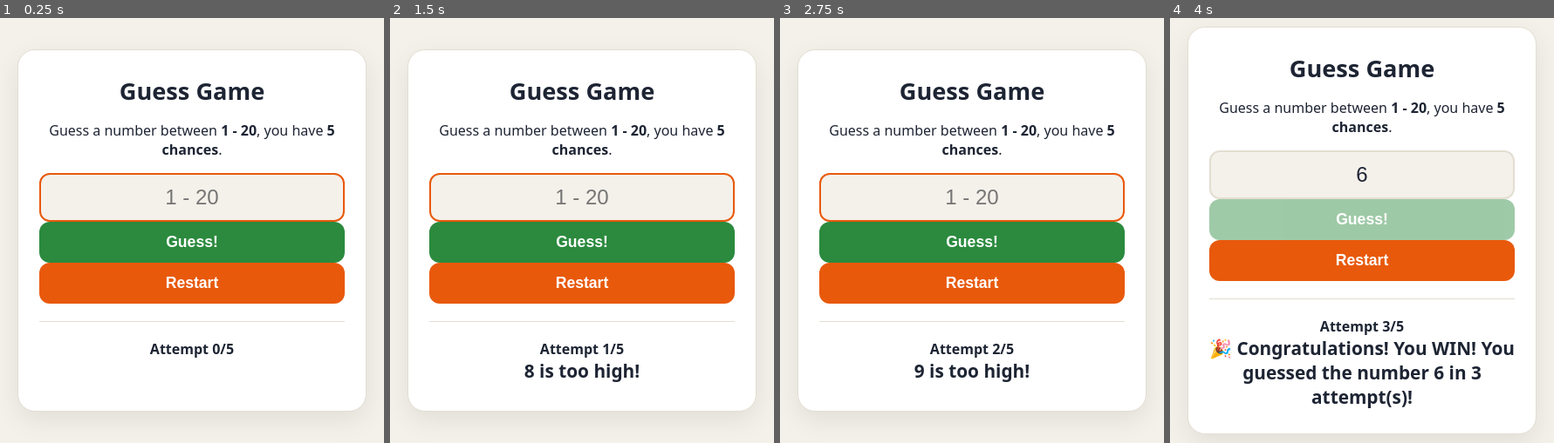
Above: before the commit, frames 1-4 (left to right).
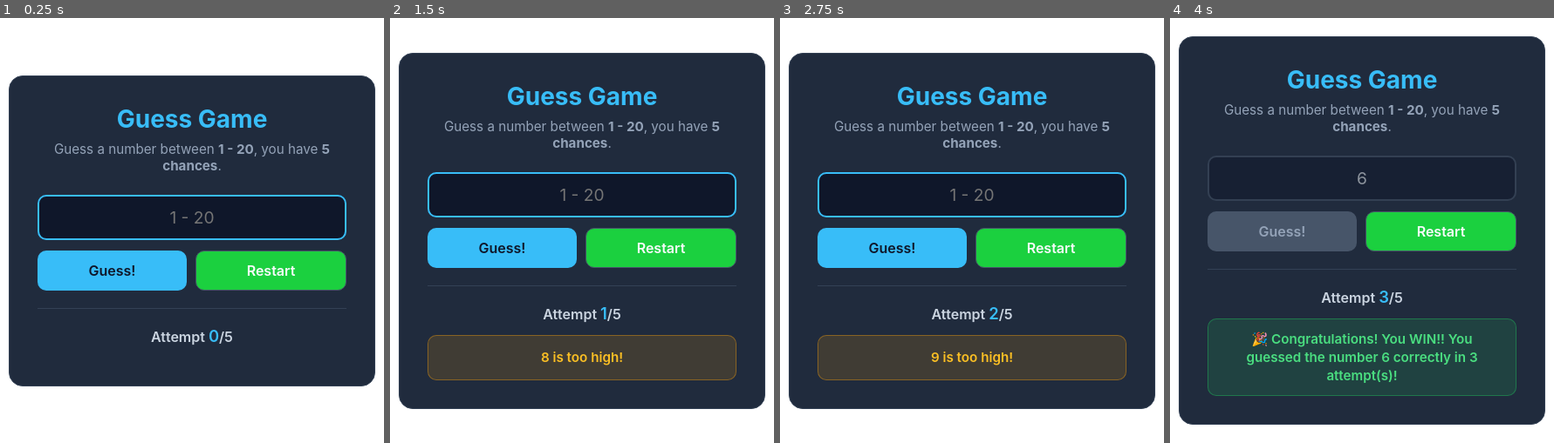
Above: after the commit, the same moments.

Repository: Zola473/guess-game
Game: browser game, page index.html
Two runs of this game, one before a commit and one after it. Both use one fixed random seed, a clock stepped at 60 frames per second and the inputs below.
Inputs (mouse positions are in pixels of both pictures, inside the frame that each line leads up to; where the layout moved, square brackets give the same spot in the first picture):
- Up to frame 1 (0.25 s): no input
- Up to frame 2 (1.5 s): click (582, 217) [582, 196] at 0.27 s; type "Alex" at 0.27 s; click "Restart" at 0.52 s; click (582, 217) [582, 196] at 1.27 s; type "8" at 1.27 s; tap Enter at 1.3 s
- Up to frame 3 (2.75 s): click (972, 196) at 1.77 s; type "Alex" at 1.77 s; click "Guess!" at 1.87 s; click "Guess!" at 2.02 s; click (972, 196) at 2.47 s; type "9" at 2.47 s; tap Enter at 2.5 s
- Up to frame 4 (4 s): click (1362, 196) at 3.07 s; type "6" at 3.07 s; tap Enter at 3.1 s

The runs differ from the first frame. In frame 1, 75% of the frame differs, in the area x 1-99%, y 6-98%; in frame 2, 85%; in frame 3, 85%; in frame 4, 90%, in the area x 1-99%, y 1-100%.

Commit message:
<style and message change>

Diff:
--- a/guess-game.js
+++ b/guess-game.js
@@ -45,7 +45,7 @@
 
   if (userGuess === targetNumber) {
     gameOver = true;
-    resultDisplay.textContent = `🎉 Congratulations! You WIN! You guessed the number ${targetNumber} in ${attempts} attempt(s)!`;
+    resultDisplay.textContent = `🎉 Congratulations! You WIN!! You guessed the number ${targetNumber} correctly in ${attempts} attempt(s)!`;
     resultDisplay.className = "result-win";
     guessBtn.disabled = true;
     guessInput.disabled = true;
--- a/style.css
+++ b/style.css
@@ -1,159 +1,170 @@
 * {
   box-sizing: border-box;
+  margin: 0;
+  padding: 0;
+  font-family: -apple-system, BlinkMacSystemFont, "Segoe UI", Roboto, Helvetica, Arial, sans-serif;
 }
 
 body {
-  margin: 0;
   min-height: 100vh;
   display: flex;
   align-items: center;
   justify-content: center;
-  padding: 16px;
-  background: #f4f1ea;
-  color: #1d2433;
-  font-family: system-ui, -apple-system, "Segoe UI", Roboto, sans-serif;
+  color: #f8fafc;
+  padding: 20px;
 }
 
 .main-container {
+  background: #202b3d;
+  border: 1px solid #334155;
+  border-radius: 16px;
+  padding: 32px;
   width: 100%;
-  max-width: 400px;
-  padding: 28px 24px;
-  background: #ffffff;
-  border: 1px solid #e3ded2;
-  border-radius: 20px;
-  box-shadow: 0 10px 30px rgba(0, 0, 0, 0.08);
+  max-width: 420px;
   text-align: center;
 }
 
 h2 {
-  margin: 0 0 12px;
-  font-size: 1.7rem;
+  font-size: 1.75rem;
+  margin-bottom: 8px;
+  color: #38bdf8;
 }
 
-.input {
+.subtitle {
+  font-size: 0.95rem;
+  color: #94a3b8;
+  margin-bottom: 24px;
+}
+
+.input-group {
   display: flex;
   flex-direction: column;
   gap: 12px;
+  margin-bottom: 20px;
 }
 
 #guess-value {
   width: 100%;
-  padding: 12px;
-  font-size: 1.5rem;
+  padding: 12px 16px;
+  font-size: 1.2rem;
   text-align: center;
-  color: inherit;
-  background: #f4f1ea;
-  border: 2px solid #e3ded2;
-  border-radius: 12px;
+  border-radius: 10px;
+  border: 2px solid #475569;
+  background: #0f172a;
+  color: #f8fafc;
   outline: none;
+  transition: border-color 0.2s;
 }
 
 #guess-value:focus {
-  border-color: #e8590c;
+  border-color: #38bdf8;
 }
 
-.buttons {
+#guess-value:disabled {
+  opacity: 0.5;
+  cursor: not-allowed;
+}
+
+.button-group {
   display: flex;
-  gap: 12px;
+  gap: 10px;
 }
 
 button {
-  width: 100%;
-  padding: 13px;
-  font-size: 1.1rem;
-  font-weight: 700;
-  color: #ffffff;
-  border: 0;
-  border-radius: 12px;
+  flex: 1;
+  padding: 12px 16px;
+  font-size: 1rem;
+  font-weight: 600;
+  border: none;
+  border-radius: 10px;
   cursor: pointer;
+  transition: transform 0.1s, opacity 0.2s, background-color 0.2s;
 }
 
-button:active {
-  transform: scale(0.98);
+button:active:not(:disabled) {
+  transform: scale(0.97);
 }
 
 #guess-btn {
-  background: #2b8a3e;
+  background-color: #38bdf8;
+  color: #0f172a;
 }
 
-#guess-btn:hover {
-  background: #237032;
+#guess-btn:hover:not(:disabled) {
+  background-color: #7dd3fc;
+}
+
+#guess-btn:disabled {
+  background-color: #475569;
+  color: #94a3b8;
+  cursor: not-allowed;
 }
 
 #restart-btn {
-  background: #e8590c;
+  background-color: #1bd03f;
+  color: #f8fafc;
+  border: 1px solid #475569;
 }
 
 #restart-btn:hover {
-  background: #d9480f;
+  background-color: #475569;
 }
 
 hr {
+  border: none;
+  border-top: 1px solid #334155;
   margin: 20px 0;
-  border: 0;
-  border-top: 1px solid #e3ded2;
 }
 
 #attempt-text {
+  font-size: 1rem;
   font-weight: 600;
-  font-variant-numeric: tabular-nums;
+  color: #cbd5e1;
+  margin-bottom: 14px;
+}
+
+#attempt {
+  color: #38bdf8;
+  font-size: 1.15rem;
 }
 
 #result {
-  white-space: pre-line;
-  min-height: 2rem;
-  font-size: 1.3rem;
-  font-weight: 700;
+  min-height: 52px;
+  padding: 12px 16px;
+  border-radius: 10px;
+  font-weight: 600;
+  font-size: 0.95rem;
+  display: flex;
+  align-items: center;
+  justify-content: center;
+  line-height: 1.4;
 }
 
-#result.hint {
-  color: #1c7ed6;
+#result:empty {
+  display: none;
 }
 
-#result.win {
-  color: #2b8a3e;
-  font-size: 1.5rem;
-  line-height: 1.4;
-  animation: pop 0.5s ease-out;
+.result-hint {
+  background: rgba(245, 158, 11, 0.15);
+  border: 1px solid rgba(245, 158, 11, 0.4);
+  color: #fbbf24;
+}
+
+.result-win {
+  background: rgba(34, 197, 94, 0.15);
+  border: 1px solid rgba(34, 197, 94, 0.4);
+  color: #4ade80;
+  animation: pop 0.35s ease;
+}
+
+.result-lose {
+  background: rgba(239, 68, 68, 0.15);
+  border: 1px solid rgba(239, 68, 68, 0.4);
+  color: #f87171;
 }
 
 @keyframes pop {
-  0% {
-    transform: scale(0.6);
-    opacity: 0;
-  }
-  70% {
-    transform: scale(1.12);
-  }
-  100% {
-    transform: scale(1);
-    opacity: 1;
-  }
+  0% { transform: scale(0.92); }
+  60% { transform: scale(1.03); }
+  100% { transform: scale(1); }
 }
-
-#result.lose {
-  color: #c92a2a;
-}
-
-#guess-btn {
-  background: #2b8a3e;
-}
-
-#guess-btn:hover:not(:disabled) {
-  background: #237032;
-}
-
-button:disabled {
-  opacity: 0.45;
-  cursor: not-allowed;
-}
-
-#result.win {
-  animation: pop 0.5s ease;
-}
-
-@keyframes pop {
-  0% { transform: scale(0.8); opacity: 0; }
-  60% { transform: scale(1.1); }
-  100% { transform: scale(1); opacity: 1; }
-}
